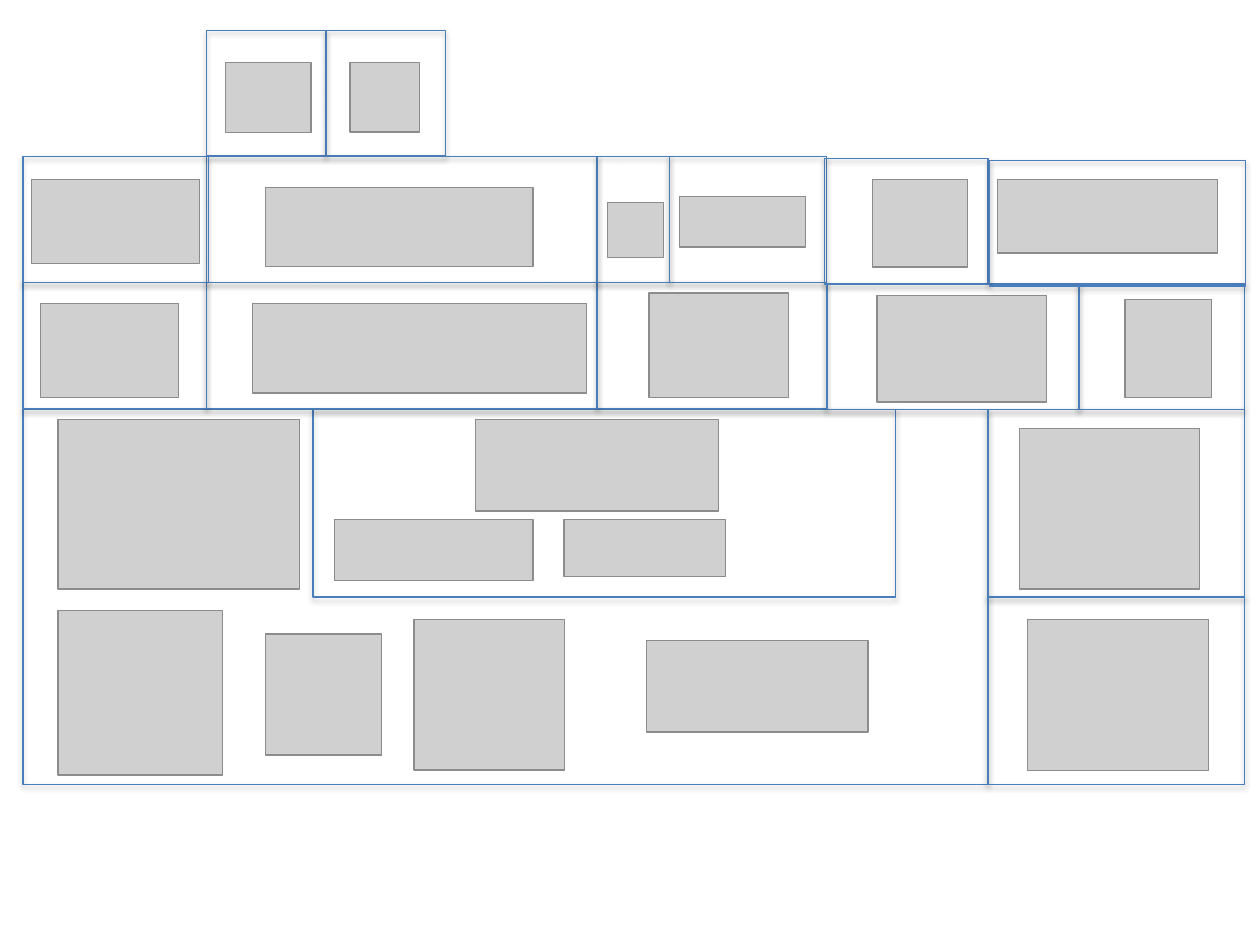
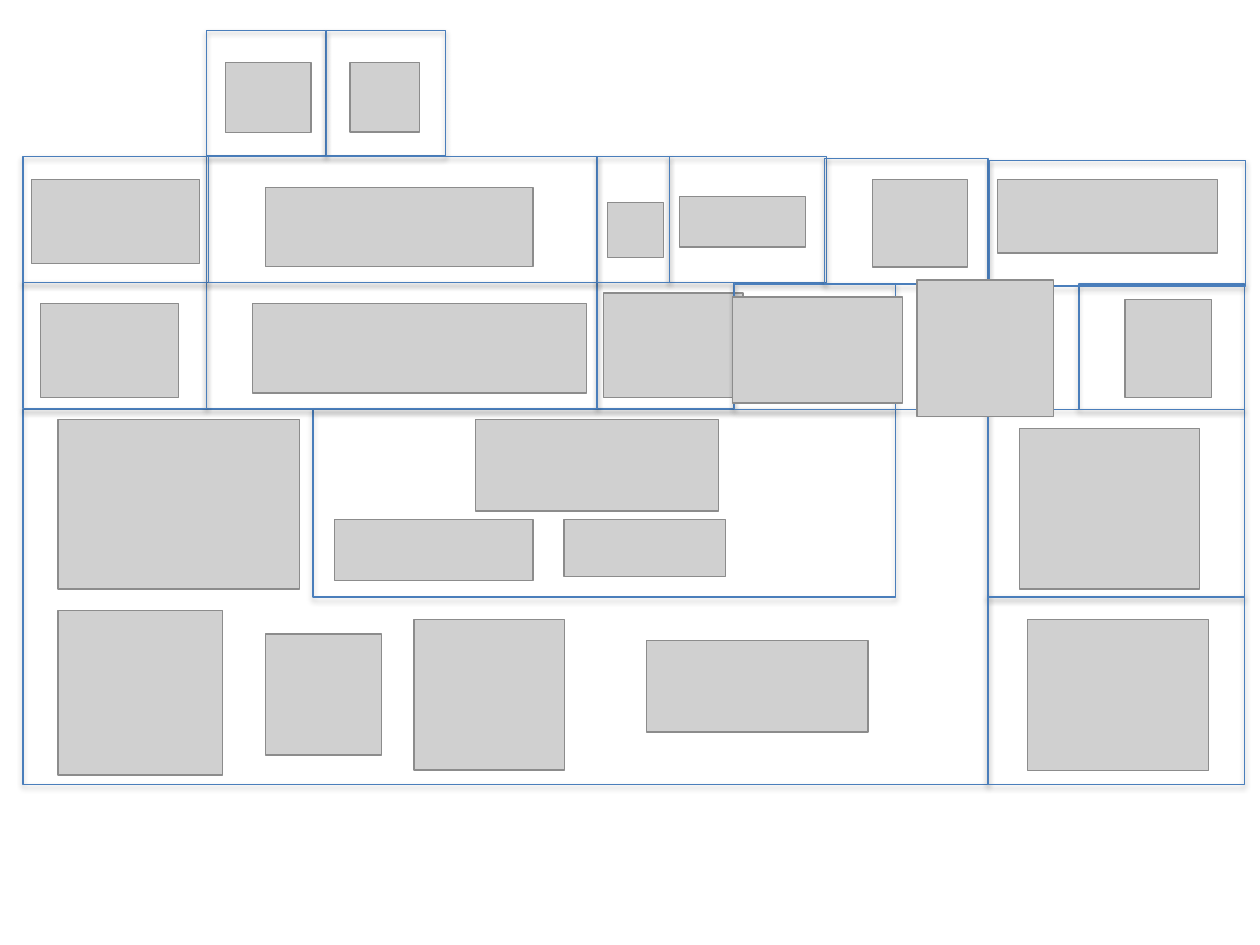
Before and after one commit to rennay/rennay.github.io, a slide deck: slide 1 of big_picture_v1.1_03032019.pptx. Drawn at 1260x945 pixels with LibreOffice and Linux fonts; fonts in the diff are those of the drawing; grey boxes stand for pictures. Boxes give left, top, right and bottom in pixels: in the first picture for what was removed or moved away, otherwise in the second. Text is boxed around its words. In the diff, an @@ line names an element or a change of style, - is before the commit and + after.

```diff
--- a/big_picture_v1.1_03032019.pptx
+++ b/big_picture_v1.1_03032019.pptx
@@ rectangle resized from (x1=597, y1=282, x2=827, y2=408) to (x1=597, y1=282, x2=733, y2=408) @@
@@ picture moved from (x1=649, y1=294, x2=789, y2=398) to (x1=604, y1=294, x2=743, y2=398) @@
@@ picture moved from (x1=877, y1=296, x2=1047, y2=402) to (x1=733, y1=297, x2=903, y2=403) @@
@@ rectangle resized from (x1=827, y1=284, x2=1079, y2=410) to (x1=735, y1=284, x2=896, y2=410) @@
@@ picture added at (x1=917, y1=280, x2=1055, y2=417) @@
```
Also in this commit, not shown: 1 other file.
